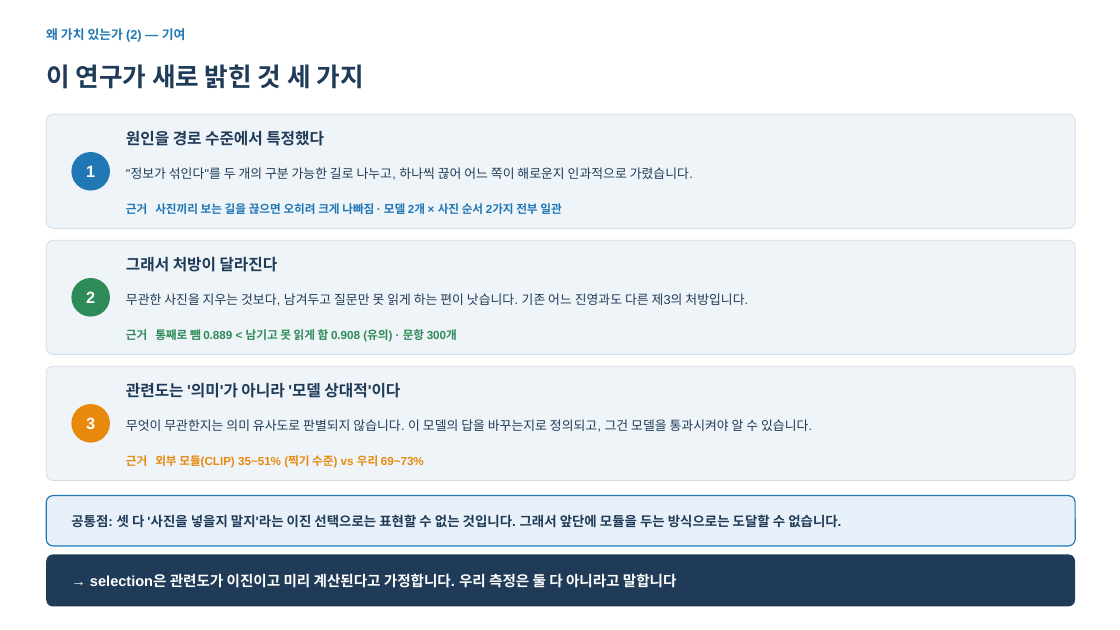
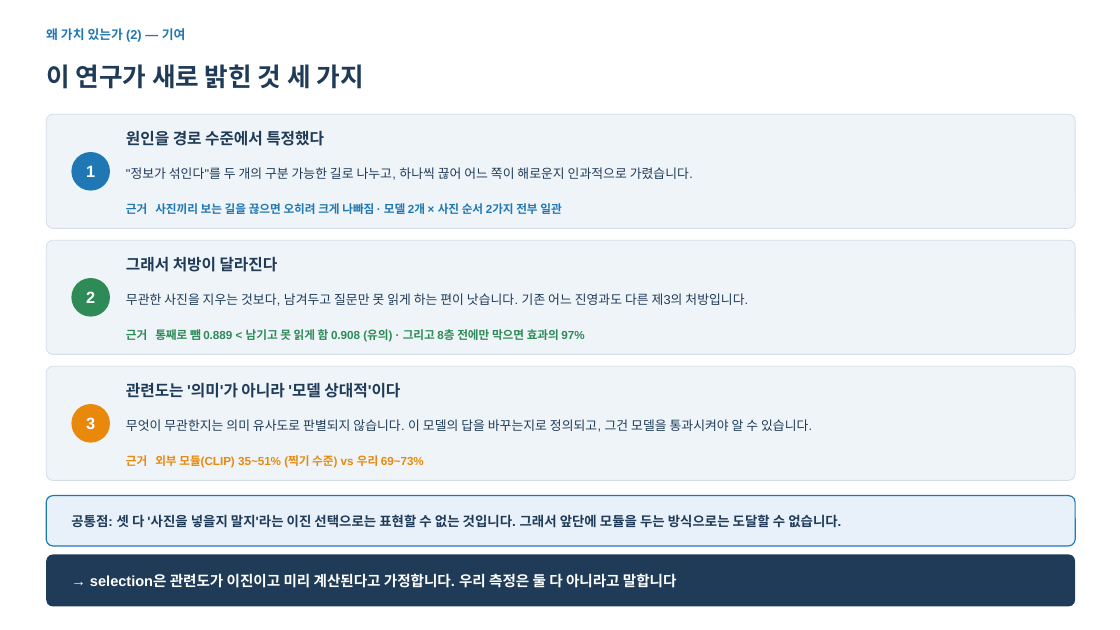
Before and after one commit to hsmai/Source-Depth, a slide deck: slide 11 of meeting/_generated/deck_v6.pptx (slide 10 before the commit). Drawn at 1120x630 pixels with LibreOffice and Linux fonts; fonts in the diff are those of the drawing. Boxes give left, top, right and bottom in pixels: in the first picture for what was removed or moved away, otherwise in the second. Text is boxed around its words. In the diff, an @@ line names an element or a change of style, - is before the commit and + after.

```diff
--- a/meeting/_generated/deck_v6.pptx
+++ b/meeting/_generated/deck_v6.pptx
@@ text at box(126, 329, 584, 342): text changed @@
-근거 통째로 뺌 0.889 < 남기고 못 읽게 함 0.908 (유의) · 문항 300개
+근거 통째로 뺌 0.889 < 남기고 못 읽게 함 0.908 (유의) · 그리고 8층 전에만 막으면 효과의 97%
```
Also in this commit, not shown: 1 other slide changed, 3 slides added, 6 other files.
